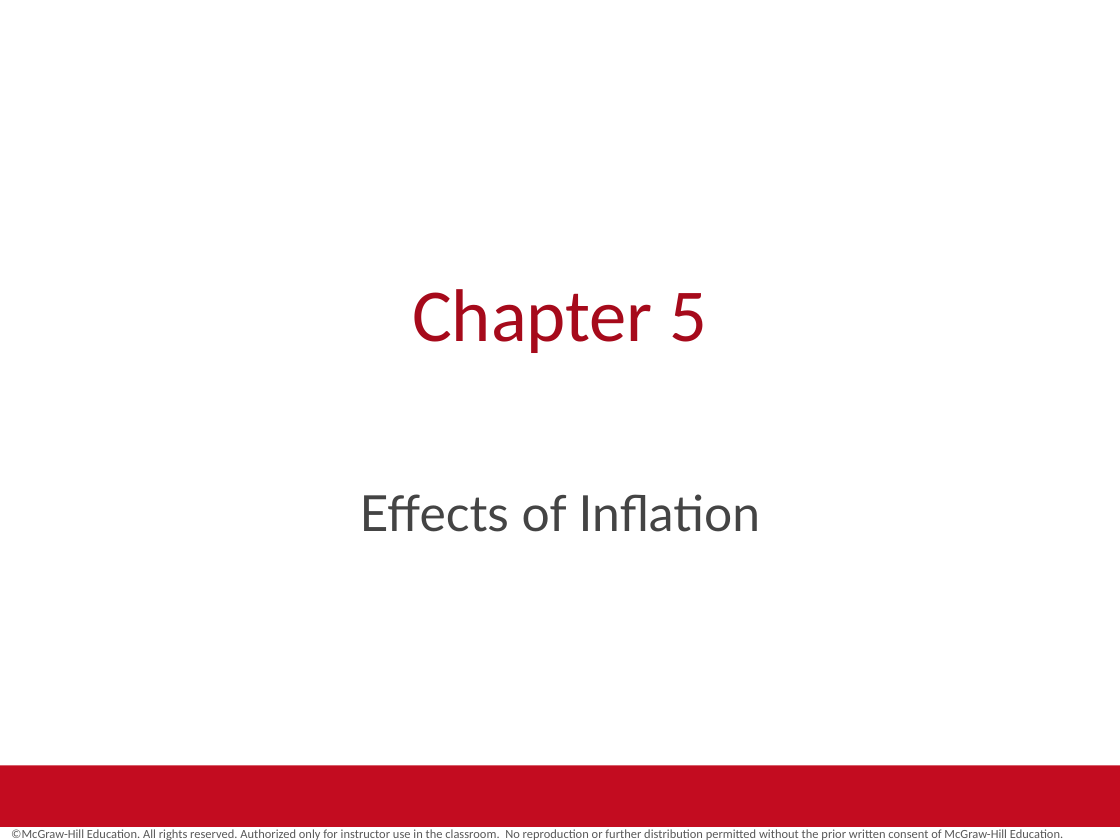
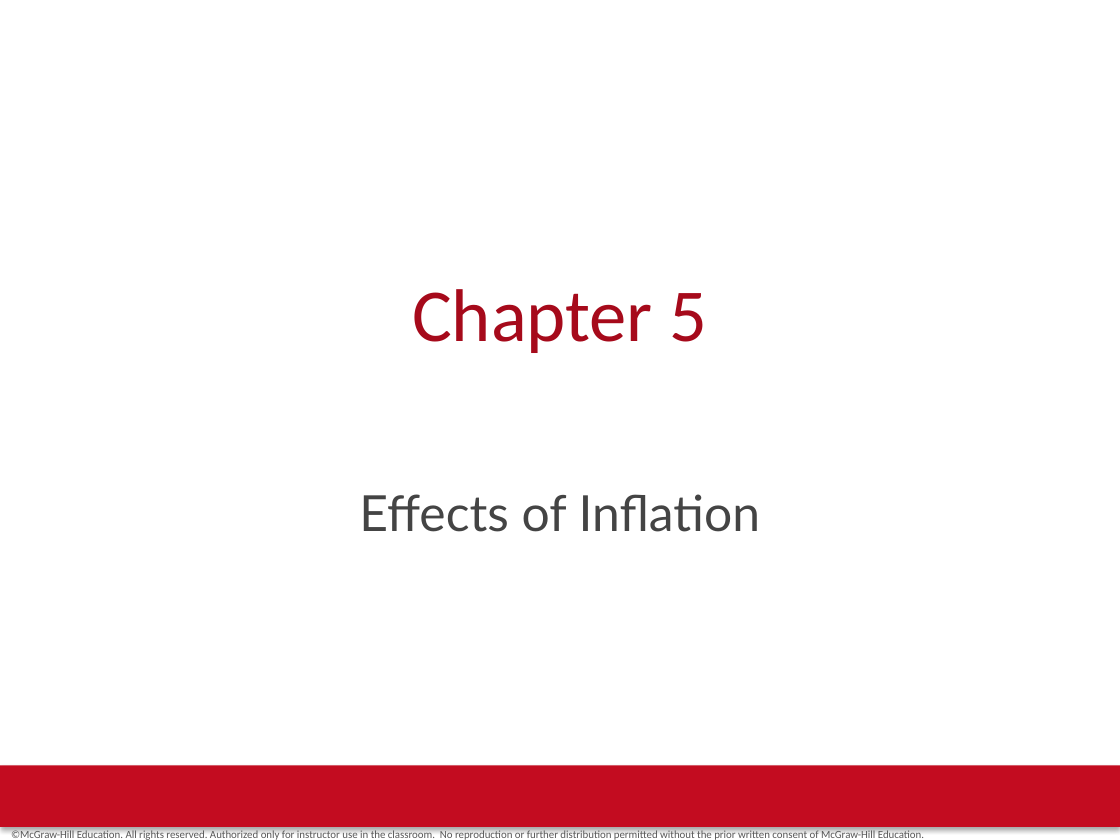
Before and after one commit to raihan2500/Exam-12, a slide deck: slide 1 of Chapter 5 Effects of Inflation.pptx. Drawn at 1120x840 pixels with LibreOffice and Linux fonts; fonts in the diff are those of the drawing; background and template pictures are left out. Boxes give left, top, right and bottom in pixels: in the first picture for what was removed or moved away, otherwise in the second. Text is boxed around its words. In the diff, an @@ line names an element or a change of style, - is before the commit and + after.

Commit message:
chapter 5

```diff
--- a/Chapter 5 Effects of Inflation.pptx
+++ b/Chapter 5 Effects of Inflation.pptx
@@ rectangle at (0,765,1120,827): shadow on @@
@@ text "©McGraw-Hill Education. All rights reserved. ..." at (11,830,924,840): size 8 to 7 pt; line spacing 0.8 to 0.9; more space between paragraphs @@
```
Also in this commit, not shown: 24 other slides changed, 7 other files.
